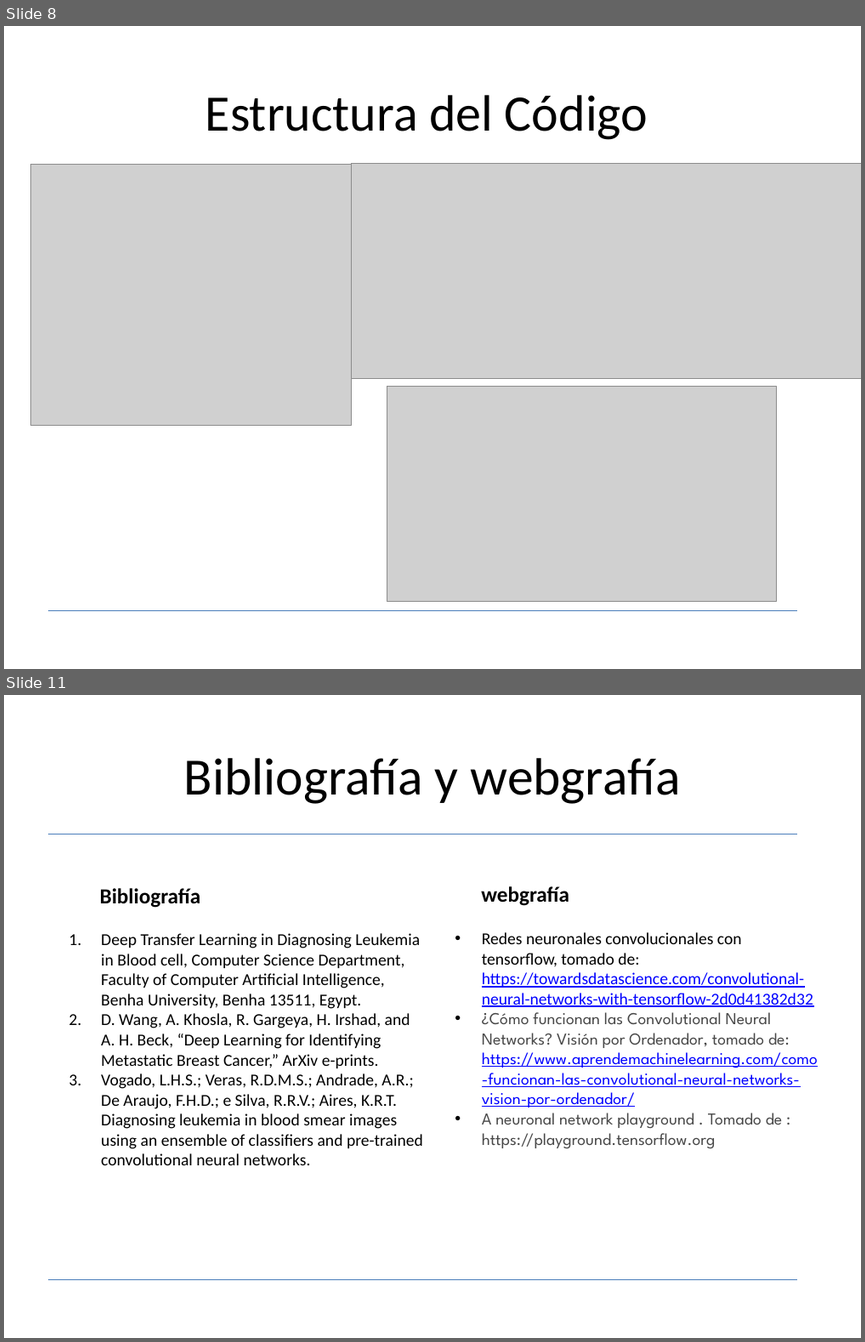
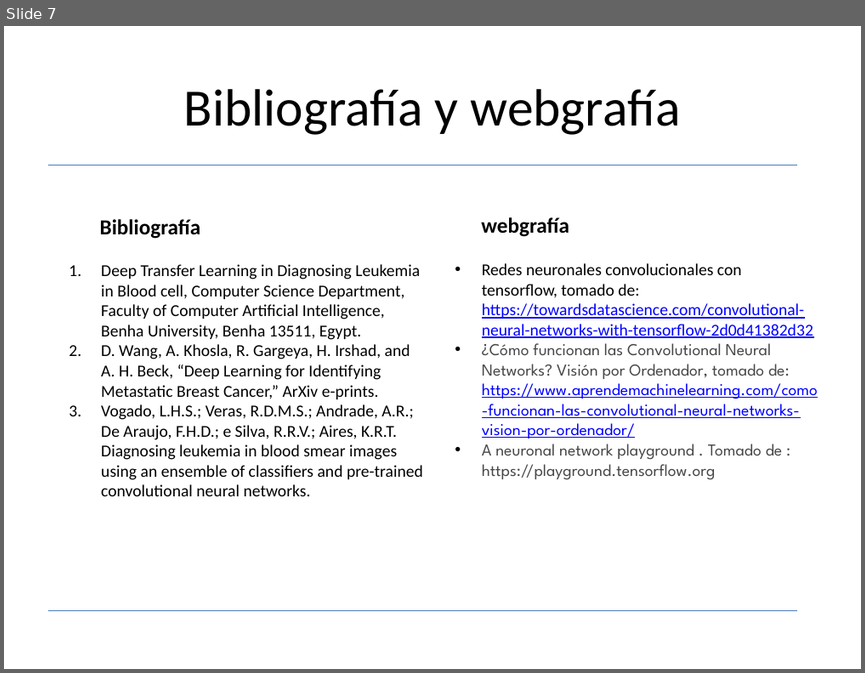
Before and after one commit to davito19/Procesamiento_Digital_De_Imagenes_I, a slide deck: Proyecto_detección_leucemia/presentacion/presentacion_tercero_final.pptx. Shown one above the other, each under a label of ours: slides 8 and 11 before the commit, slide 7 after it; the slides between them are not shown. The pictures are 865x1342 and 865x673 pixels, drawn with LibreOffice and Linux fonts; fonts in the diff are those of the drawing; grey boxes stand for pictures. Boxes give left, top, right and bottom in pixels: in the first picture for what was removed or moved away, otherwise in the second. Text is boxed around its words. In the diff, an @@ line names an element or a change of style, - is before the commit and + after.

```diff
--- a/Proyecto_detección_leucemia/presentacion/presentacion_tercero_final.pptx
+++ b/Proyecto_detección_leucemia/presentacion/presentacion_tercero_final.pptx
@@ slide 8 removed at (x1=4, y1=26, x2=861, y2=669), background #FFFFFF; not listed: 2 template elements that a slide beside it also shows @@
@@ text removed at (x1=205, y1=95, x2=647, y2=140) @@
-Estructura del Código
@@ picture removed at (x1=30, y1=164, x2=351, y2=426) @@
@@ picture removed at (x1=351, y1=163, x2=861, y2=378) @@
@@ picture removed at (x1=387, y1=386, x2=776, y2=601) @@
@@ what was slide 11 is now slide 7 @@
```
Also in this commit, not shown: 3 slides changed, 3 slides added, 6 other slides removed, 3 other files.
